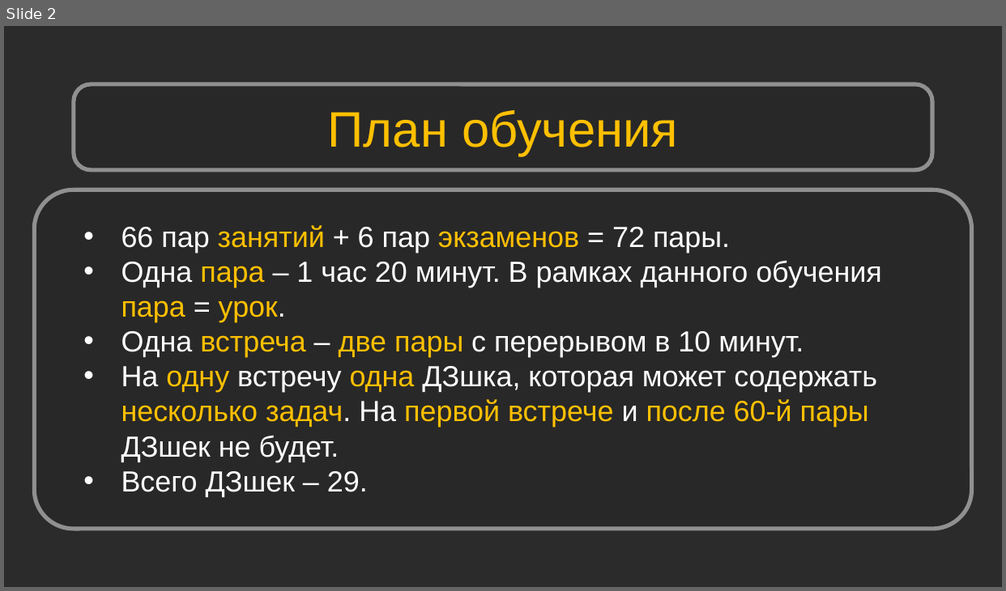
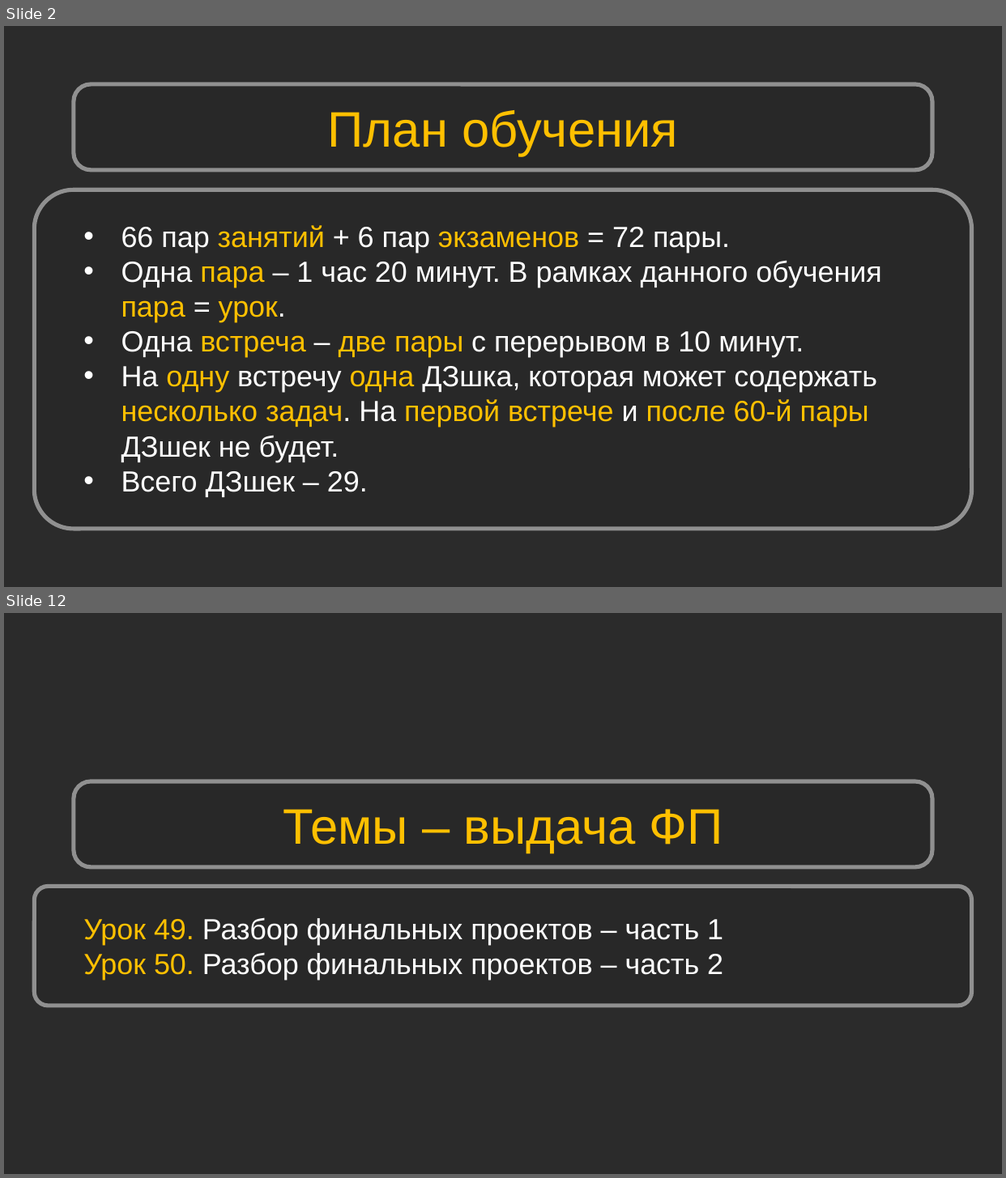
Before and after one commit to Shikonohito/Python_Bootcamp, a slide deck: Урок 01. Mystat. Microsoft Teams/Урок 1. Mystat. Microsoft Teams.pptx. Shown one above the other, each under a label of ours: slide 2 before the commit, slides 2 and 12 after it; the slides between them are not shown. The pictures are 1006x591 and 1006x1178 pixels, drawn with LibreOffice and Linux fonts; fonts in the diff are those of the drawing; background and template pictures are left out; a plain dark background stands for a picture behind light text. Boxes give left, top, right and bottom in pixels: in the first picture for what was removed or moved away, otherwise in the second. Text is boxed around its words. In the diff, an @@ line names an element or a change of style, - is before the commit and + after.

```diff
--- a/Урок 01. Mystat. Microsoft Teams/Урок 1. Mystat. Microsoft Teams.pptx
+++ b/Урок 01. Mystat. Microsoft Teams/Урок 1. Mystat. Microsoft Teams.pptx
@@ slide 12 added at [4, 613, 1002, 1174], background picture (left out) @@
@@ rounded rectangle added at [74, 781, 932, 867], fill #262626 at 50% opacity, outline #909090 4 pt @@
@@ text added at [283, 809, 722, 853], 48 pt, text #FFC000 @@
+Темы – выдача ФП
@@ rounded rectangle added at [34, 886, 971, 1006], fill #262626 at 50% opacity, outline #909090 4 pt @@
@@ text added at [83, 918, 723, 980], 28 pt, text #FFFFFF @@
+Урок 49. Разбор финальных проектов – часть 1
+Урок 50. Разбор финальных проектов – часть 2
```
Also in this commit, not shown: 3 slides changed, 20 other slides added, 2 slides removed, 20 other files.
